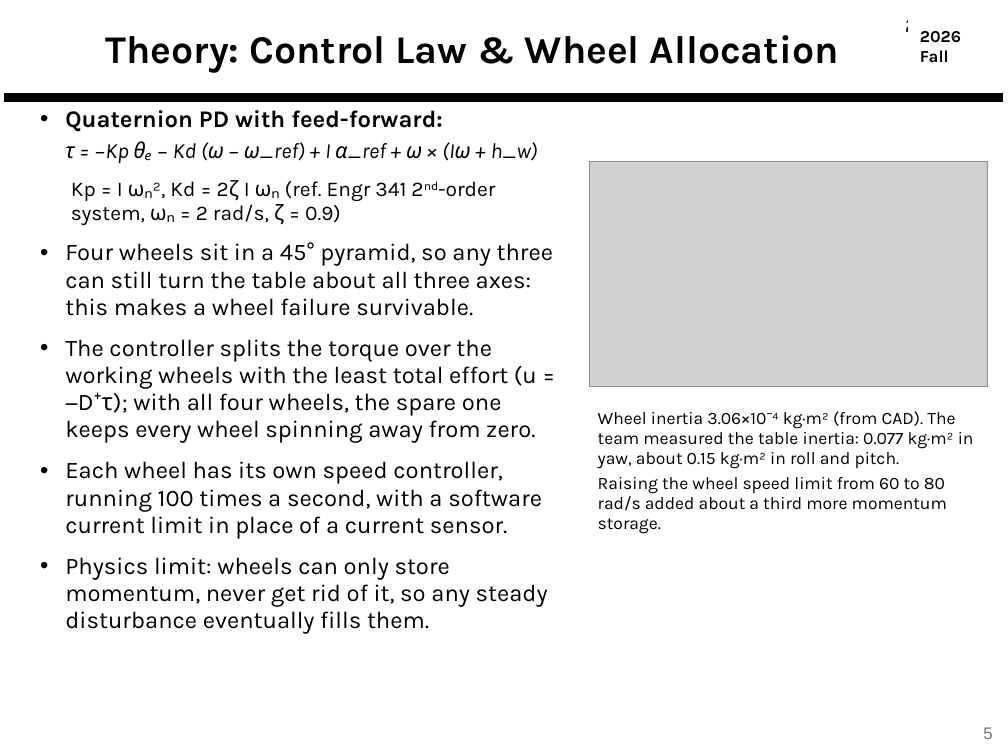
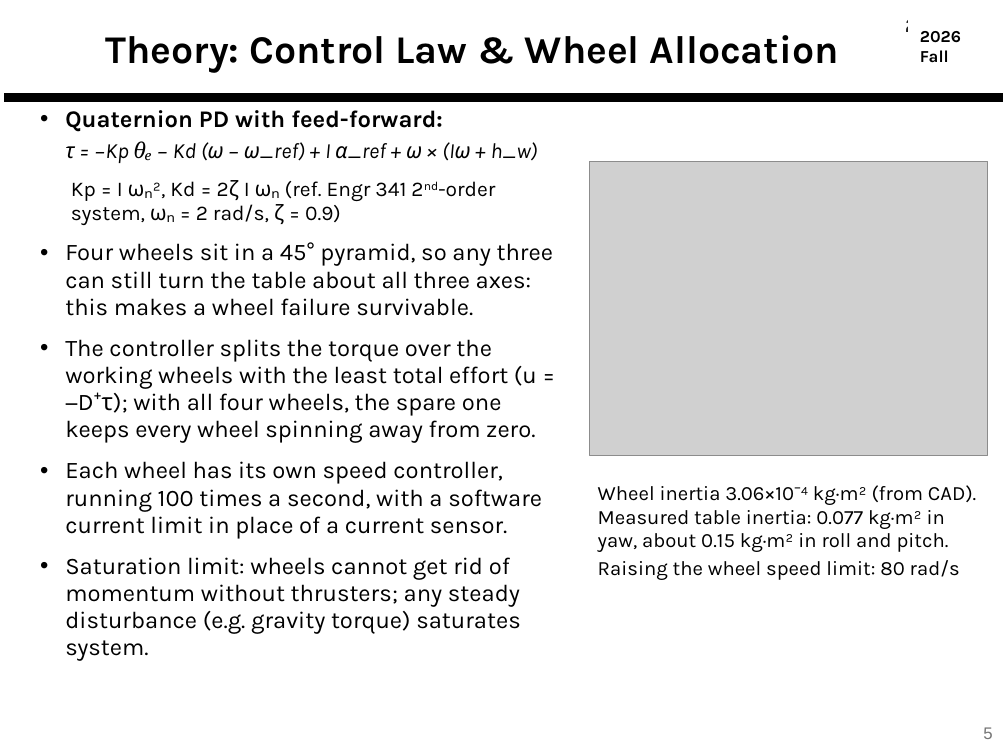
Before and after one commit to derek-weissinger-usafa/Astro-331-Lab-8, a slide deck: slide 5 of Reports/Astro 331 Lab 8_2_3 Body Final Pres.pptx. Drawn at 1008x756 pixels with LibreOffice and Linux fonts; fonts in the diff are those of the drawing; grey boxes stand for pictures; background and template pictures are left out. Boxes give left, top, right and bottom in pixels: in the first picture for what was removed or moved away, otherwise in the second. Text is boxed around its words. In the diff, an @@ line names an element or a change of style, - is before the commit and + after.

```diff
--- a/Reports/Astro 331 Lab 8_2_3 Body Final Pres.pptx
+++ b/Reports/Astro 331 Lab 8_2_3 Body Final Pres.pptx
@@ text at [65,141,538,163]: font Karla to Cambria in "θₑ" @@
@@ picture: place and size @@
-picture at [590,161,988,387]
+picture at [590,161,988,456]
@@ text at [598,485,976,580]: text changed; size 12.5 to 14.5 pt @@
-Wheel inertia 3.06×10⁻⁴ kg·m² (from CAD). The team measured the table inertia: 0.077 kg·m² in yaw, about 0.15 kg·m² in roll and pitch.
-Raising the wheel speed limit from 60 to 80 rad/s added about a third more momentum storage.
+Wheel inertia 3.06×10⁻⁴ kg·m² (from CAD). Measured table inertia: 0.077 kg·m² in yaw, about 0.15 kg·m² in roll and pitch.
+Raising the wheel speed limit: 80 rad/s
@@ text at [65,557,520,661]: text changed @@
-• Physics limit: wheels can only store momentum, never get rid of it, so any steady disturbance eventually fills them.
+• Saturation limit: wheels cannot get rid of momentum without thrusters; any steady disturbance (e.g. gravity torque) saturates system.
```
Also in this commit, not shown: 7 other slides changed.
